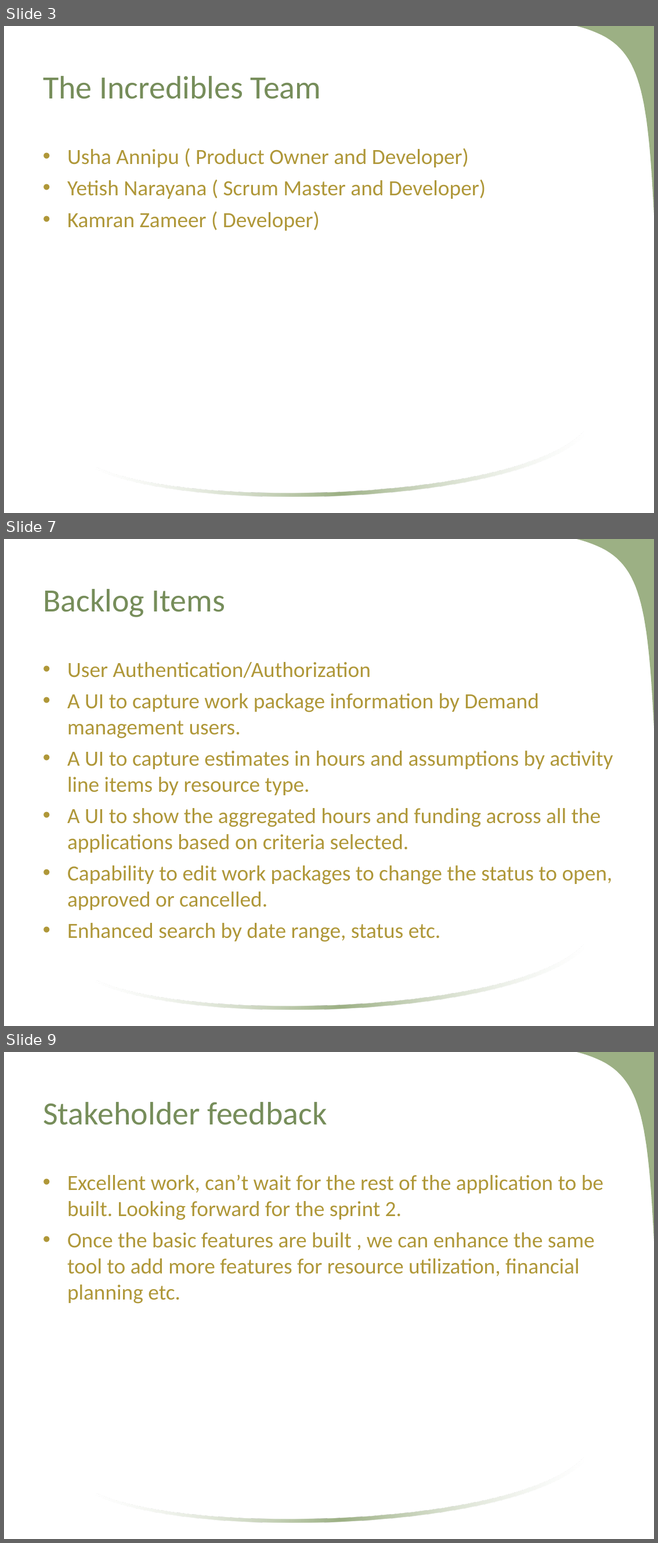
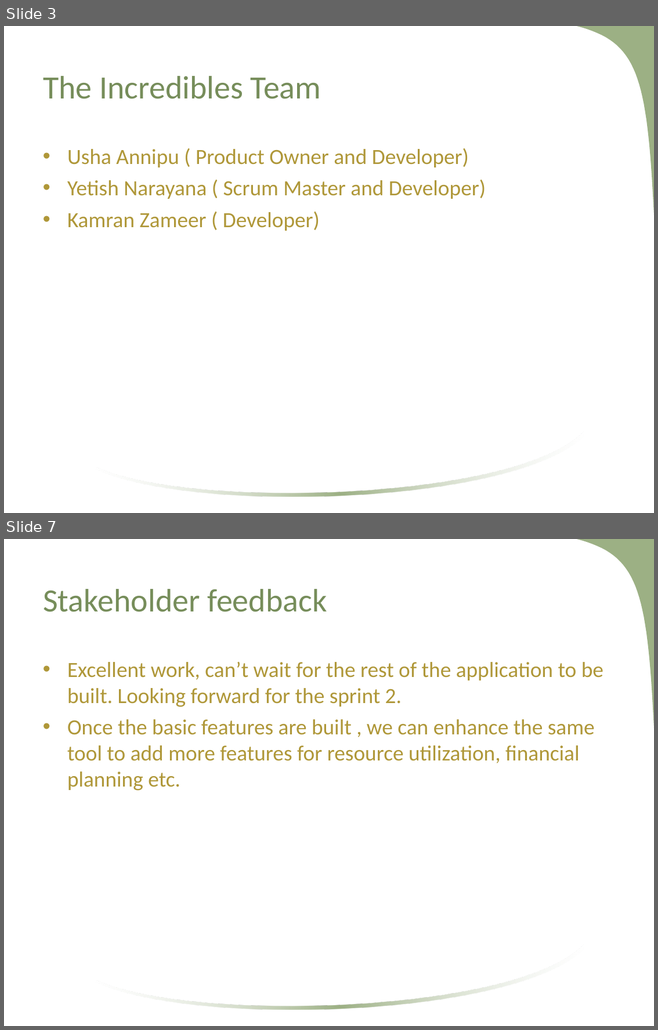
Before and after one commit to kamranzameer/agileFinalProject, a slide deck: docs/WorkPackage Management -Project Proposal.ppt. Shown one above the other, each under a label of ours: slides 3, 7 and 9 before the commit, slides 3 and 7 after it; the slides between them are not shown. The pictures are 658x1543 and 658x1030 pixels, drawn with LibreOffice and Linux fonts; fonts in the diff are those of the drawing; background and template pictures are left out. Boxes give left, top, right and bottom in pixels: in the first picture for what was removed or moved away, otherwise in the second. Text is boxed around its words. In the diff, an @@ line names an element or a change of style, - is before the commit and + after.

Commit message:
Work management presentation updated

```diff
--- a/docs/WorkPackage Management -Project Proposal.ppt
+++ b/docs/WorkPackage Management -Project Proposal.ppt
@@ slide 7 removed at [4, 539, 654, 1026], background #FFFFFF; not listed: 2 template elements that a slide beside it also shows @@
@@ title removed at [43, 589, 226, 617] @@
-Backlog Items
@@ text removed at [67, 662, 612, 942] @@
-• User Authentication/Authorization
-• A UI to capture work package information by Demand management users.
-• A UI to capture estimates in hours and assumptions by activity line items by resource type.
-• A UI to show the aggregated hours and funding across all the applications based on criteria selected.
-• Capability to edit work packages to change the status to open, approved or cancelled.
-• Enhanced search by date range, status etc.
@@ what was slide 9 is now slide 7 @@
```
Also in this commit, not shown: 3 slides changed, 2 slides added, 4 other slides removed.
